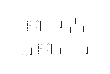
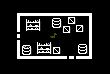
Comparing the layer stacks of the two 110 x 74 images. Changes:
painted on "barrel" over [22, 46, 32, 56]
added layer "player loc" in group "storeroom interior" over [50, 33, 57, 38]
showed "Background" over [0, 0, 110, 74]
